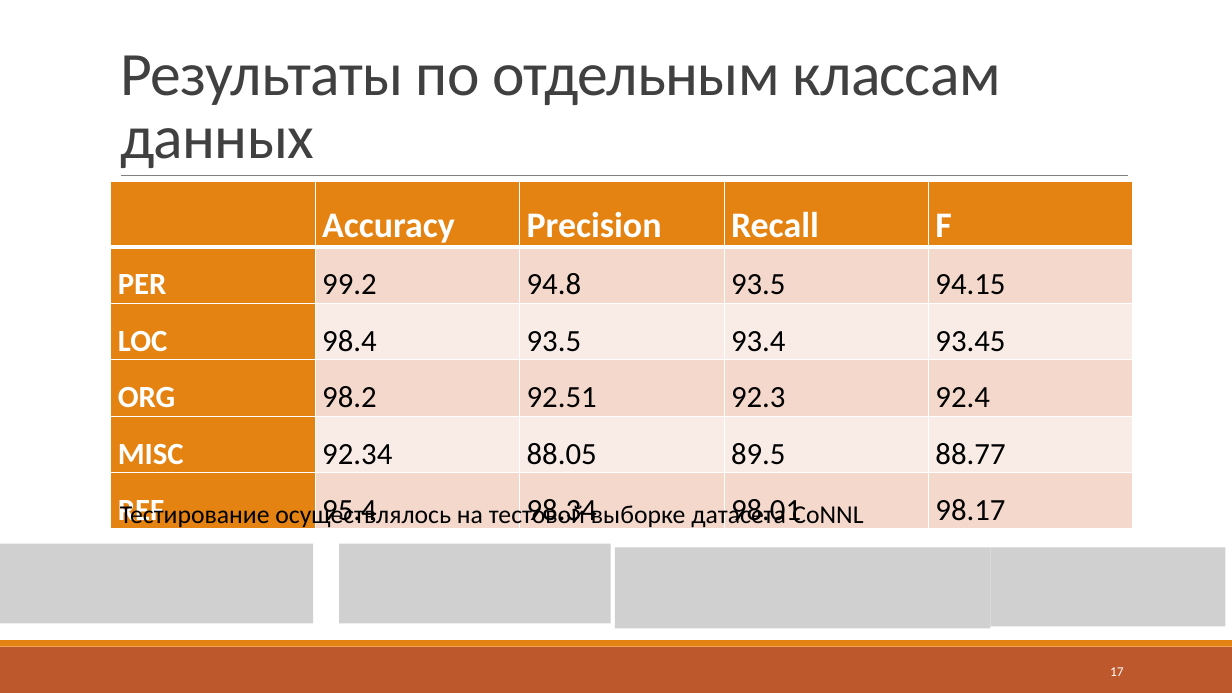
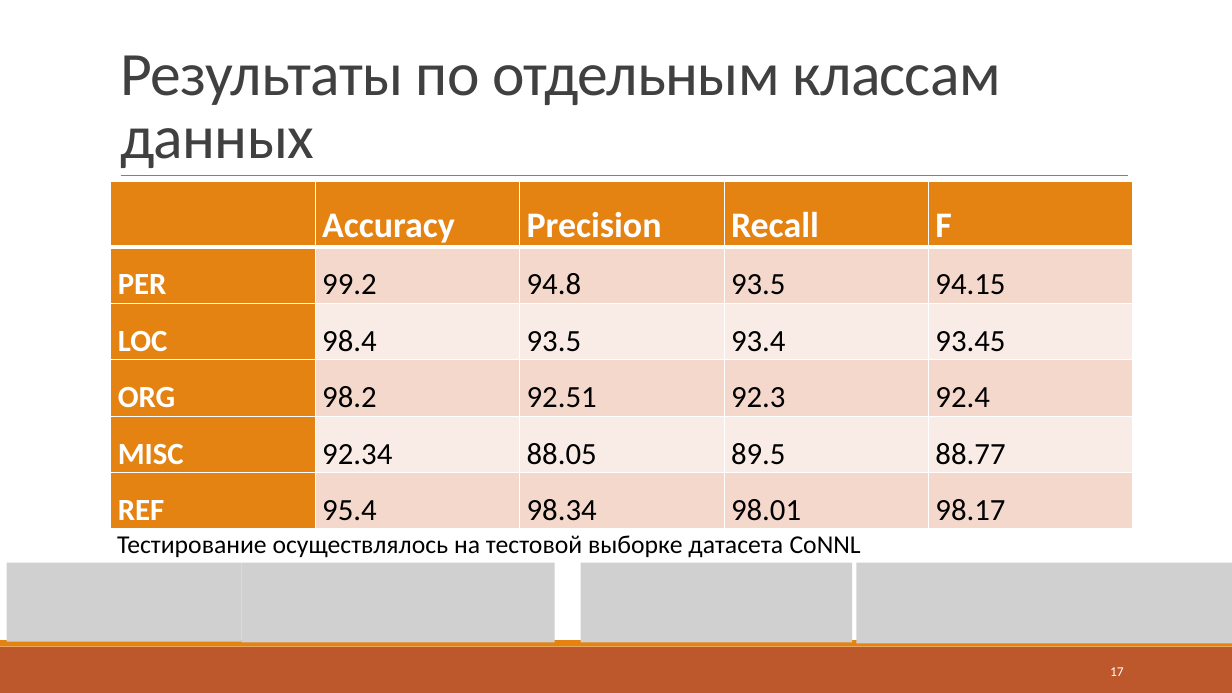
Before and after one commit to J-CITY/METADATA-EXTRACTOR, a slide deck: slide 17 of report.pptx. Drawn at 1232x693 pixels with LibreOffice and Linux fonts; fonts in the diff are those of the drawing; grey boxes stand for pictures. Boxes give left, top, right and bottom in pixels: in the first picture for what was removed or moved away, otherwise in the second. Text is boxed around its words. In the diff, an @@ line names an element or a change of style, - is before the commit and + after.

```diff
--- a/report.pptx
+++ b/report.pptx
@@ text "Тестирование осуществлялось на тестовой выборке ..." rewrapped from (120,502,585,529) to (117,535,861,558) @@
@@ picture removed at (0,543,313,623) @@
@@ picture added at (6,563,241,641) @@
@@ picture added at (241,563,555,642) @@
@@ picture removed at (339,543,611,623) @@
@@ picture added at (580,563,852,642) @@
@@ picture removed at (615,548,991,628) @@
@@ picture added at (857,563,1232,643) @@
@@ picture removed at (991,548,1226,627) @@
```
Also in this commit, not shown: 3 other slides changed, 1 slide added, 32 other files.
